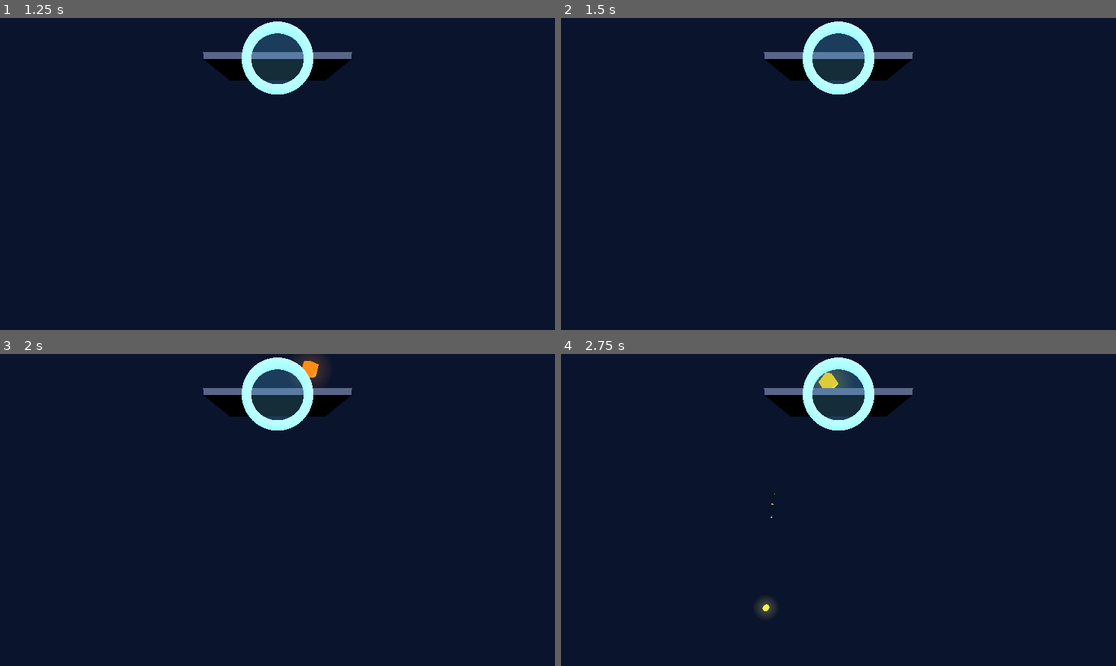
Above: before the commit, frames 1-4 (two rows, left to right).
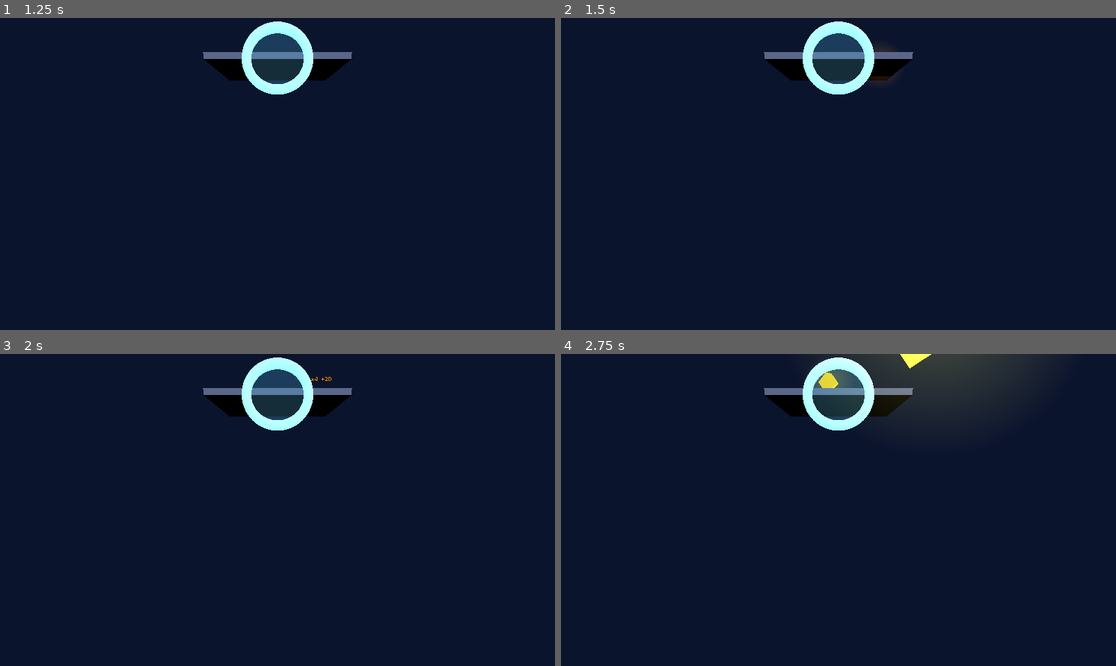
Above: after the commit, the same moments.

Repository: ibrews/godot-avp-cascade
Game: Godot game, scene res://main_v2.tscn
Same seed, same stepped clock (60 frames per second), same inputs: the game is played once before the commit and once after it.
Inputs:
- Up to frame 1 (1.25 s): tap Enter at 0.5 s
- Up to frame 2 (1.5 s): tap Space at 1.25 s
- Up to frame 3 (2 s): no input
- Up to frame 4 (2.75 s): no input

Frame 1 is identical in both runs. In frame 2, less than 0.1% of the frame differs, in the area x 55-60%, y 9-21%; in frame 3, 0.3%; in frame 4, 3.6%, in the area x 35-84%, y 0-85%.

Commit message:
feat(game): longevity-weighted scoring, goal-size multiplier, spinner+prism shapes, hands-never-empty (v0.9.0, build 5)
Scoring (anti-funnel): replace the linear time-alive bonus with an accelerating
curve (rate grows with age, capped at 15s effective), so keeping a cube bouncing
is worth far more than a straight-shot-to-goal. A tight funnel is now the worst
strategy, not the best.

Goal-size difficulty multiplier: the goal ring is two-hand scalable; smaller goal
→ bigger multiplier (up to x4), bigger → smaller (down to x0.25). Live readout under
the ring + shown on each cash-out popup. score_multiplier() added to GoalPortal3D.

New shapes: a continuously-spinning bar bumper (bats cubes around → longevity) and
a prism wedge splitter (scatters the falling stream). Both grabbable obstacles.

Hands never empty: HANDS button + middle-pinch now share a 3-state cycle
(MESH → BOTH → REAL → MESH) with an enforced invariant in _apply_hand_visibility()
— playtesters kept toggling into a no-hands state and seeing nothing. Unreachable now.

Build number bumped to 5; uploaded to TestFlight.

Co-Authored-By: Claude Opus 4.8 (1M context) <noreply@anthropic.com>

Diff:
--- a/test-project/main_v2.gd
+++ b/test-project/main_v2.gd
@@ -8,7 +8,7 @@
 # Gestures: index→thumb = grab | middle→thumb = toggle hand mesh | ring→thumb = reset
 
 # Shown on the in-world info panel. Bump on meaningful releases.
-const APP_VERSION := "v0.8.2-grabrevert"  # grab back to v0.1.8 centre-rides-pinch feel; keep button guardrails (manipulation gate + edge-triggered pokes)
+const APP_VERSION := "v0.9.0-scoring"  # longevity-weighted scoring, goal-size multiplier, spinner + prism shapes, hands never empty (3-state cycle)
 
 # Sky materialize/dissolve transition length (seconds). The shader "dissolve" uniform
 # tween AND the dissolve sound are BOTH driven from this one constant, so they always
@@ -42,6 +42,14 @@
 # repeat hits on the same surface are ignored, so trapping a cube in a bounce
 # pocket earns nothing.
 const TIME_POINTS_PER_SEC := 6.0
+# Longevity is rewarded SUPERLINEARLY so the obvious "tight funnel → straight shot to
+# the goal" strategy (a cube that lives ~1 s) scores far less than a cube kept alive
+# and bouncing around the course. The per-second rate ramps up the longer a cube
+# survives; LONGEVITY_RAMP_SEC is roughly the age at which the rate doubles, and
+# LONGEVITY_MAX_SEC caps the effective age so a single trapped cube can't run away
+# with the whole round. See _on_portal_entered for the curve.
+const LONGEVITY_RAMP_SEC := 6.0
+const LONGEVITY_MAX_SEC := 15.0
 const SURFACE_BASE := 5
 const CHAIN_WINDOW_MS := 1500
 const CHAIN_MAX := 8
@@ -108,6 +116,8 @@
 # --- Sandbox state ---
 var _emitter: SpawnEmitter3D
 var _portal: GoalPortal3D
+var _spinner: PickupAbleBody3D  # constantly-rotating bar bumper (kept alive in _process)
+const SPINNER_RATE := 2.2      # rad/s
 var _grabbables: Array = []            # everything reset() returns home
 var _home_transforms: Dictionary = {}  # instance_id → Transform3D
 var _hand_handlers: Dictionary = {}    # side → PickupHandler3D
@@ -504,6 +514,32 @@
 				Vector3(px, SPAWN_HEIGHT - 0.45, FORWARD_Z)),
 			Color(0.30, 0.55, 0.65))
 
+	# Spinning bar bumper — a long thin paddle that rotates continuously about Z,
+	# batting cubes sideways and keeping them in play (longevity ↑, anti-funnel).
+	# Placed mid-course, off-centre from the straight drop line. Rotated each frame
+	# in _process (it's a frozen KINEMATIC body, so moving its transform deflects).
+	var spin_mesh := BoxMesh.new()
+	spin_mesh.size = Vector3(0.42, 0.025, 0.05)
+	var spin_shape := BoxShape3D.new()
+	spin_shape.size = Vector3(0.42, 0.025, 0.05)
+	_spinner = _build_obstacle(spin_mesh, spin_shape,
+		Transform3D(Basis(), Vector3(0.12, PLATE_HEIGHT + 0.95, FORWARD_Z)),
+		Color(0.95, 0.45, 0.20))
+
+	# Prism wedge splitter — a triangular ridge high-centre that splits the falling
+	# stream left/right so cubes scatter instead of dropping in a single column.
+	var prism_mesh := PrismMesh.new()
+	prism_mesh.size = Vector3(0.34, 0.18, 0.22)
+	var prism_shape := ConvexPolygonShape3D.new()
+	prism_shape.points = PackedVector3Array([
+		Vector3(-0.17, -0.09, -0.11), Vector3(0.17, -0.09, -0.11),
+		Vector3(-0.17, -0.09, 0.11), Vector3(0.17, -0.09, 0.11),
+		Vector3(0.0, 0.09, -0.11), Vector3(0.0, 0.09, 0.11),
+	])
+	_build_obstacle(prism_mesh, prism_shape,
+		Transform3D(Basis(), Vector3(-0.05, SPAWN_HEIGHT - 0.75, FORWARD_Z)),
+		Color(0.40, 0.75, 0.55))
+
 	# Bubble transmuter — cubes passing through become spheres.
 	var bubble := BubbleTransmuter3D.new()
 	bubble.position = Vector3(0.25, PLATE_HEIGHT + 0.55, FORWARD_Z)
@@ -736,12 +772,11 @@
 				_reset_sandbox()
 				_gesture_cooldown = 1.0
 				break
-			elif pinched == 15:      # middle → toggle hand mesh
-				_hand_mesh_visible = not _hand_mesh_visible
-				for d in _hand_drivers:
-					d.set_shown(_hand_mesh_visible)
-				# Dissolve whoosh: descending on hide, ascending on show.
-				_push_sweep(900.0, 300.0, 0.22) if not _hand_mesh_visible else _push_sweep(300.0, 900.0, 0.22)
+			elif pinched == 15:      # middle → cycle hand visibility (mesh → both → real)
+				# Was a raw toggle of the mesh, which could leave BOTH mesh and real arms
+				# off → empty space (playtesters kept hitting this). Now shares the same
+				# 3-state cycle as the HANDS button, which can never show nothing.
+				_cycle_hands_mode()
 				_gesture_cooldown = 0.8
 				break
 			elif pinched == 25:      # pinky → toggle immersion / passthrough
@@ -756,6 +791,11 @@
 	_update_leaderboard(delta)
 	_update_destruct(delta)
 	_update_grab_sound()
+	# Keep the spinning bar bumper turning — but not while a player is grabbing it
+	# (the pickup handler owns its transform then; rotating it too would fight the grab).
+	if is_instance_valid(_spinner) and not _spinner.is_picked_up():
+		_spinner.rotate_z(SPINNER_RATE * delta)
+
 	_update_two_hand_scale()  # both hands pinch → scale world (handle) or held object
 	_update_scene_handle()  # World handle now drags the XROrigin (the user), not the
 	# world — zero physics bodies move, so no freeze and no jitter. World-scale (scaling
@@ -958,11 +998,19 @@
 		return
 	if not cube.is_in_group("cube"):
 		return
-	# Final score = time-alive trickle + accumulated chained surface points.
+	# Final score = SUPERLINEAR time-alive bonus + accumulated chained surface points,
+	# then scaled by how hard the goal is (smaller goal → bigger multiplier).
 	var birth: int = cube.get_meta("birth_ms", Time.get_ticks_msec())
 	var alive_s := float(Time.get_ticks_msec() - birth) / 1000.0
+	# Accelerating curve: rate grows with age, so a long-lived bouncer is worth much
+	# more than a quick straight-shot. Capped at LONGEVITY_MAX_SEC of effective age.
+	var eff_s := minf(alive_s, LONGEVITY_MAX_SEC)
+	var time_pts := TIME_POINTS_PER_SEC * eff_s * (1.0 + eff_s / LONGEVITY_RAMP_SEC)
 	var surface_pts: int = cube.get_meta("score_acc", 0)
-	var total := int(round(alive_s * TIME_POINTS_PER_SEC)) + surface_pts
+	var base_total := int(round(time_pts)) + surface_pts
+	# Goal-size difficulty multiplier (smaller = harder = more points).
+	var mult := _portal.score_multiplier() if is_instance_valid(_portal) else 1.0
+	var total := int(round(base_total * mult))
 	total = max(total, 1)
 
 	# Time-attack: tally toward the active round.
@@ -978,7 +1026,12 @@
 		_portal.add_to_total(total)
 	# Big cash-out uses the volumetric (extruded, non-billboard) popup so it
 	# stands apart from the flat multiplier popups. Small +N / xN stay flat.
-	BigScorePopup3D.spawn(self, at + Vector3(0, 0.05, 0), str(total), Color(0.55, 0.95, 1.0))
+	# Surface the goal-size multiplier in the popup when it isn't ~1.0 so the player
+	# sees the payoff (or penalty) for resizing the goal.
+	var popup_txt := str(total)
+	if absf(mult - 1.0) > 0.05:
+		popup_txt = "%d  (x%.1f)" % [total, mult]
+	BigScorePopup3D.spawn(self, at + Vector3(0, 0.05, 0), popup_txt, Color(0.55, 0.95, 1.0))
 	_spawn_burst(at, Color(0.40, 0.90, 1.0))
 	_push_score_fanfare()
 
@@ -1745,12 +1798,12 @@
 	var v := f.get_as_text().strip_edges().to_lower()
 	f.close()
 	_real_arms_visible = (v == "visible")
-	# MESH hands and REAL arms are mutually exclusive modes — if a prior session left
-	# real arms on, start with the virtual mesh hidden so the two never overlap.
+	# If a prior session left real arms on, default the virtual mesh off so we restore
+	# REAL-only (not BOTH) — but _apply_hand_visibility still guarantees we never end up
+	# with nothing showing.
 	if _real_arms_visible:
 		_hand_mesh_visible = false
-		for d in _hand_drivers:
-			d.set_shown(false)
+	_apply_hand_visibility()
 
 # The HANDS button is a HANDS-MODE selector: it switches between virtual MESH
 # hands and real Persona ARMS (two different things, mutually exclusive) rather than
@@ -1758,14 +1811,19 @@
 func _refresh_arms_label() -> void:
 	if _arms_button_label == null or _arms_button_mat == null:
 		return
-	if _real_arms_visible:
-		# Currently REAL arms → blue. Tapping switches to MESH.
-		_arms_button_label.text = "HANDS\nREAL ARMS"
+	# Three valid states (never "none"): MESH only / BOTH / REAL only. Label shows the
+	# CURRENT mode; tapping advances the cycle.
+	if _hand_mesh_visible and _real_arms_visible:
+		_arms_button_label.text = "HANDS\nBOTH"
+		_arms_button_mat.albedo_color = Color(0.16, 0.34, 0.42)
+		_arms_button_mat.emission = Color(0.55, 0.88, 1.0)
+		_arms_button_mat.emission_energy_multiplier = 1.3
+	elif _real_arms_visible:
+		_arms_button_label.text = "HANDS\nREAL"
 		_arms_button_mat.albedo_color = Color(0.12, 0.34, 0.50)
 		_arms_button_mat.emission = Color(0.30, 0.75, 1.0)
 		_arms_button_mat.emission_energy_multiplier = 1.2
 	else:
-		# Currently MESH hands → warm. Tapping switches to REAL arms.
 		_arms_button_label.text = "HANDS\nMESH"
 		_arms_button_mat.albedo_color = Color(0.30, 0.22, 0.10)
 		_arms_button_mat.emission = Color(0.95, 0.62, 0.20)
@@ -1805,14 +1863,29 @@
 # is always on, the other off — turning on mesh hands and turning on real arms are
 # genuinely DIFFERENT things, so this is a mode toggle, not an on/off.
 func _cycle_hands_mode() -> void:
-	_real_arms_visible = not _real_arms_visible
-	_hand_mesh_visible = not _real_arms_visible   # exactly one mode active
+	# 3-way cycle that can NEVER land on "no hands":
+	#   MESH only → BOTH → REAL only → (wrap) MESH only
+	if _hand_mesh_visible and not _real_arms_visible:
+		_real_arms_visible = true            # MESH → BOTH
+	elif _hand_mesh_visible and _real_arms_visible:
+		_hand_mesh_visible = false           # BOTH → REAL only
+	else:
+		_hand_mesh_visible = true            # REAL only (or any empty state) → MESH only
+		_real_arms_visible = false
+	_apply_hand_visibility()
+	_push_sweep(300.0, 900.0, 0.22)
+
+# Apply the current hand-visibility state, ENFORCING the invariant that at least one of
+# {virtual mesh hands, real Persona arms} is always visible. Playtesters kept toggling
+# into a state with neither and seeing empty space — this guard makes that unreachable.
+# Every path that changes hand visibility should end here.
+func _apply_hand_visibility() -> void:
+	if not _hand_mesh_visible and not _real_arms_visible:
+		_hand_mesh_visible = true   # never show nothing
 	for d in _hand_drivers:
 		d.set_shown(_hand_mesh_visible)
 	_write_arms_pref()
 	_refresh_arms_label()
-	# Ascending sweep = switching to real arms, descending = switching to mesh hands.
-	_push_sweep(300.0, 900.0, 0.22) if _real_arms_visible else _push_sweep(900.0, 300.0, 0.22)
 
 # Persist the real-arm preference; user://upper_limb.txt maps to Documents/upper_limb.txt,
 # which the recompiled engine polls (~0.5s) and applies to SwiftUI .upperLimbVisibility.
--- a/test-project/sandbox/goal_portal.gd
+++ b/test-project/sandbox/goal_portal.gd
@@ -15,7 +15,20 @@
 var _ring_mat: StandardMaterial3D
 var _pulse := 0.0
 var _total_label: Label3D
+var _mult_label: Label3D
 var _running_total := 0
+
+# Goal-size difficulty multiplier. The portal is grabbable + two-hand scalable, so its
+# node scale is the difficulty dial: a SMALLER goal is harder to hit → bigger multiplier;
+# a BIGGER goal is easier → smaller multiplier. Inverse-proportional, clamped so it can
+# never trivialise or nullify a round.
+const MULT_MIN := 0.25
+const MULT_MAX := 4.0
+
+func score_multiplier() -> float:
+	var s := (scale.x + scale.y + scale.z) / 3.0
+	s = clampf(s, 0.1, 10.0)
+	return clampf(1.0 / s, MULT_MIN, MULT_MAX)
 
 func _ready() -> void:
 	# Grabbable but non-blocking: cubes (mask 1) ignore layer 2; hand handler
@@ -97,6 +110,20 @@
 	_total_label.position = Vector3(0.0, RING_RADIUS + 0.10, 0.0)
 	add_child(_total_label)
 
+	# Live difficulty-multiplier readout below the ring. Hidden at ~1.0x; appears when
+	# the player resizes the goal so they see the reward (smaller) or penalty (bigger).
+	_mult_label = Label3D.new()
+	_mult_label.text = ""
+	_mult_label.font_size = 84
+	_mult_label.outline_size = 12
+	_mult_label.modulate = Color(1.0, 0.85, 0.35)
+	_mult_label.outline_modulate = Color(0, 0, 0, 0.9)
+	_mult_label.billboard = BaseMaterial3D.BILLBOARD_ENABLED
+	_mult_label.shaded = false
+	_mult_label.pixel_size = 0.0006
+	_mult_label.position = Vector3(0.0, -(RING_RADIUS + 0.07), 0.0)
+	add_child(_mult_label)
+
 func _on_throat_body_entered(body: Node3D) -> void:
 	if body.is_in_group("cube"):
 		_pulse = 1.0
@@ -117,3 +144,13 @@
 		_pulse = move_toward(_pulse, 0.0, delta * 3.0)
 		if _ring_mat:
 			_ring_mat.emission_energy_multiplier = 2.2 + _pulse * 6.0
+
+	# Keep the difficulty readout in sync with the current size. Show nothing near 1.0x;
+	# green when the goal is shrunk (bonus), red-orange when enlarged (penalty).
+	if _mult_label:
+		var m := score_multiplier()
+		if absf(m - 1.0) <= 0.05:
+			_mult_label.text = ""
+		else:
+			_mult_label.text = "x%.1f" % m
+			_mult_label.modulate = Color(0.45, 1.0, 0.5) if m > 1.0 else Color(1.0, 0.55, 0.35)
Not shown, changed: README.md
Not shown, changed: out/xcode-visionos/GodotVisionPilot.xcodeproj/project.pbxproj
